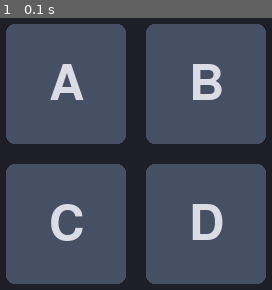
Above: before the commit, frame 1.
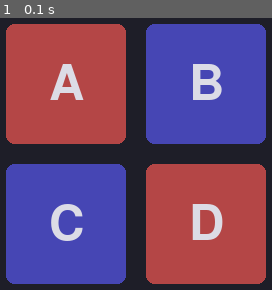
Above: after the commit, the same moment.

Repository: cecil185/axis
Game: pygame game, started from src/game.py
Same seed, same stepped clock (60 frames per second), same inputs: the game is played once before the commit and once after it.
Inputs:
- Up to frame 1 (0.1 s): no input

The runs differ from the first frame. In frame 1, 74% of the frame differs, in the area x 2-98%, y 2-98%.

Commit message:
fix colors

Diff:
--- a/src/game.py
+++ b/src/game.py
@@ -8,7 +8,9 @@
     GRID_ROWS,
     GRID_COLS,
     get_territory_at,
+    owner,
 )
+from .state import current_team, end_turn
 
 # Window
 CELL_SIZE = 120
@@ -24,13 +26,19 @@
     return pygame.Rect(x, y, CELL_SIZE, CELL_SIZE)
 
 
+def end_turn_button_rect() -> pygame.Rect:
+    """Rect for the End turn button below the grid."""
+    y = GRID_ROWS * (CELL_SIZE + MARGIN) + MARGIN
+    return pygame.Rect(MARGIN, y, WIDTH - 2 * MARGIN, BUTTON_HEIGHT)
+
+
 def main() -> None:
     pygame.init()
     screen = pygame.display.set_mode((WIDTH, HEIGHT))
     pygame.display.set_caption(TITLE)
     font = pygame.font.Font(None, 72)
     bg = (30, 30, 40)
-    cell_color = (70, 80, 100)
+    team_colors = {"Red": (180, 70, 70), "Blue": (70, 70, 180)}
     text_color = (220, 220, 230)
 
     running = True
@@ -48,6 +56,7 @@
                 if tid is None:
                     continue
                 r = cell_rect(row, col)
+                cell_color = team_colors[owner(tid)]
                 pygame.draw.rect(screen, cell_color, r, border_radius=8)
                 text = font.render(tid, True, text_color)
                 tr = text.get_rect(center=r.center)
